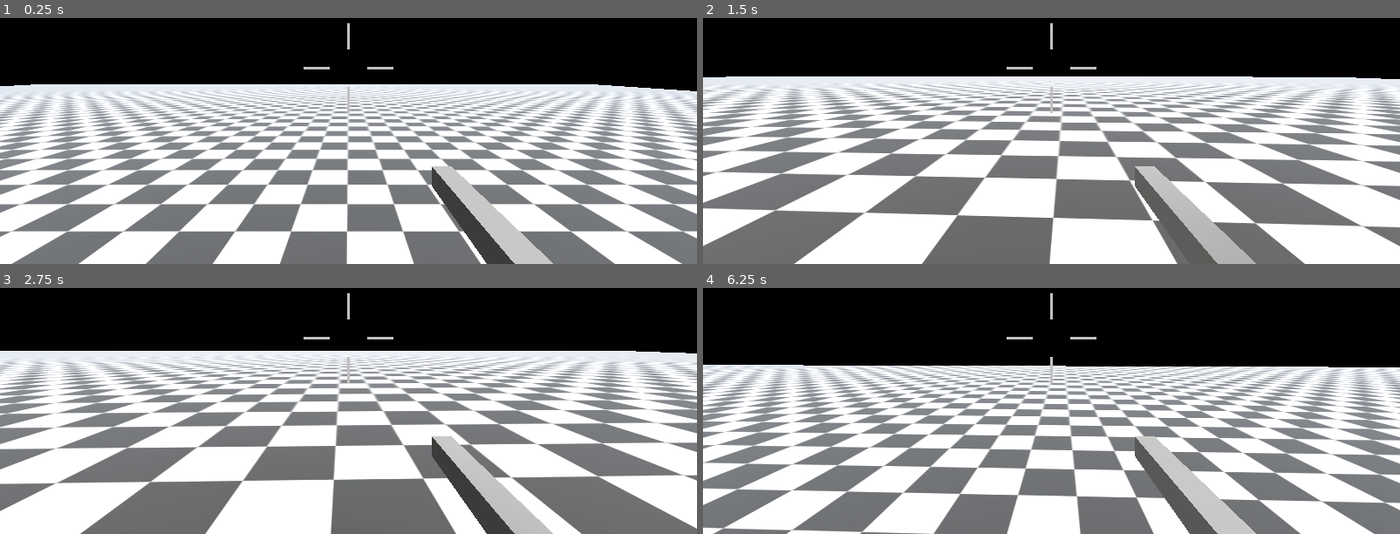
Above: before the commit, frames 1-4 (two rows, left to right).
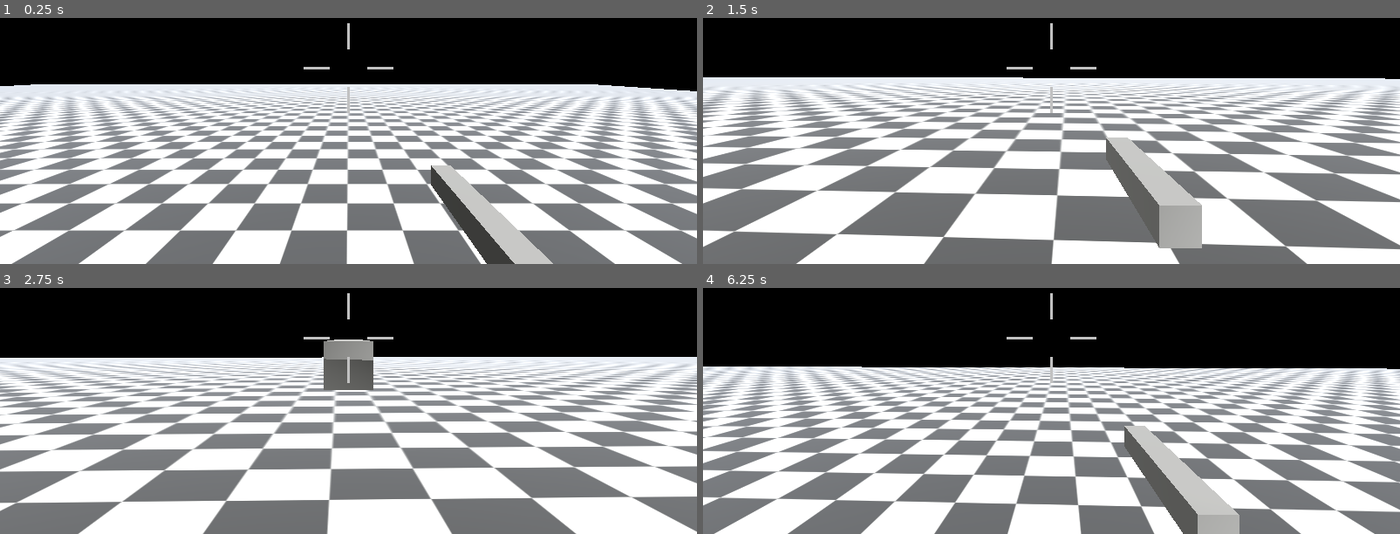
Above: after the commit, the same moments.

Repository: Octopodes-Nuts/FracturedExodus
Game: Godot game, scene res://environment/maps/test_map/TestMap.tscn
Same seed, same stepped clock (60 frames per second), same inputs: the game is played once before the commit and once after it.
Inputs (mouse positions are in pixels of both pictures, inside the frame that each line leads up to):
- Up to frame 1 (0.25 s): no input
- Up to frame 2 (1.5 s): move the mouse to (1086, 67) at 0.52 s; hold Right mouse button (ads) 0.53-1.28 s; hold W (move_forward) from 0.53 s (still down); click (1086, 67) at 0.67 s; tap Space (jump) at 0.77 s; move the mouse to (1016, 69) at 1.27 s; right-click (1016, 69) at 1.35 s
- Up to frame 3 (2.75 s): keep holding W (move_forward); tap Space (jump) at 1.52 s; move the mouse to (362, 332) at 2.02 s; hold Right mouse button (ads) from 2.03 s (still down); tap Ctrl (crouch) at 2.1 s
- Up to frame 4 (6.25 s): move the mouse to (1044, 344) at 2.77 s; release Right mouse button (ads) at 2.78 s; tap 4 (equipment_1) at 2.85 s; click (1044, 344) at 2.92 s; tap Space (jump) at 3.02, 3.77, 4.52, 6.02 s; right-click (1044, 344) at 3.05 s; move the mouse to (1100, 342) at 3.52 s; hold Right mouse button (ads) 3.53-4.28 s; tap 5 (equipment_2) at 3.6 s; move the mouse to (995, 332) at 4.27 s; click (995, 332) at 4.35 s; right-click (995, 332) at 4.55 s; move the mouse to (1058, 337) at 5.02 s; hold Right mouse button (ads) 5.03-5.78 s; tap E (interact) at 5.1 s; click (1058, 337) at 5.17 s; move the mouse to (1023, 329) at 5.77 s; release W (move_forward) at 5.78 s; hold D (move_right) from 5.78 s (still down); tap 1 (primary_weapon) at 5.85 s; right-click (1023, 329) at 6.05 s

The runs differ from the first frame. In frame 1, 6.1% of the frame differs, in the area x 0-100%, y 30-87%; in frame 2, 43%; in frame 3, 44%, in the area x 0-100%, y 20-100%; in frame 4, 32%.
Error before the commit: Invalid assignment of property or key 'ads' with value of type 'bool' on a base object of type 'Node3D (Equipment)'. (res://behavior/player/movement/DefaultCon…

Commit message:
fix equipment ads

Diff:
--- a/src/behavior/player/movement/DefaultController.gd
+++ b/src/behavior/player/movement/DefaultController.gd
@@ -76,14 +76,14 @@
 	Input.set_mouse_mode(Input.MOUSE_MODE_CAPTURED)
 
 func _ads(delta):
-	if active_equipable.is_class("Weapon"):
+	if active_equipable is Weapon:
 		active_equipable.transform.origin = active_equipable.transform.origin.\
 			lerp((active_equipable.ads_position - head.transform.origin),
 				active_equipable.ADS_LERP * delta)
 		head.fov = lerp(head.fov, active_equipable.ads_fov, active_equipable.ADS_LERP * delta)
 
 func _undo_ads(delta):
-	if active_equipable.is_class("Weapon"):
+	if active_equipable is Weapon:
 		active_equipable.transform.origin = active_equipable.transform.origin.\
 			lerp((active_equipable.default_position - head.transform.origin),
 				active_equipable.ADS_LERP * delta)
@@ -123,10 +123,12 @@
 	else:
 		_undo_ads(delta)
 	if Input.is_action_just_pressed("ads") and\
-			Local.input_active:
+			Local.input_active and\
+			active_equipable is Weapon:
 		active_equipable.ads = true
 	if Input.is_action_just_released("ads") and\
-			Local.input_active:
+			Local.input_active and\
+			active_equipable is Weapon:
 		active_equipable.ads = false
 	if Input.is_action_just_pressed("exit"):
 		if Local.input_active:
